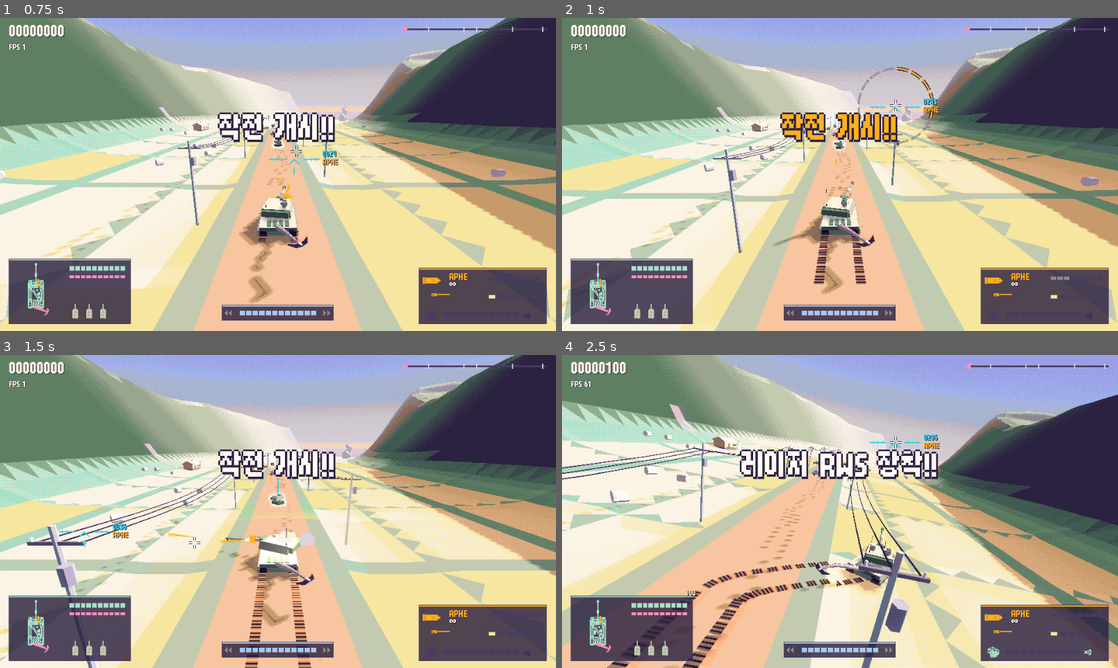
Above: before the commit, frames 1-4 (two rows, left to right).
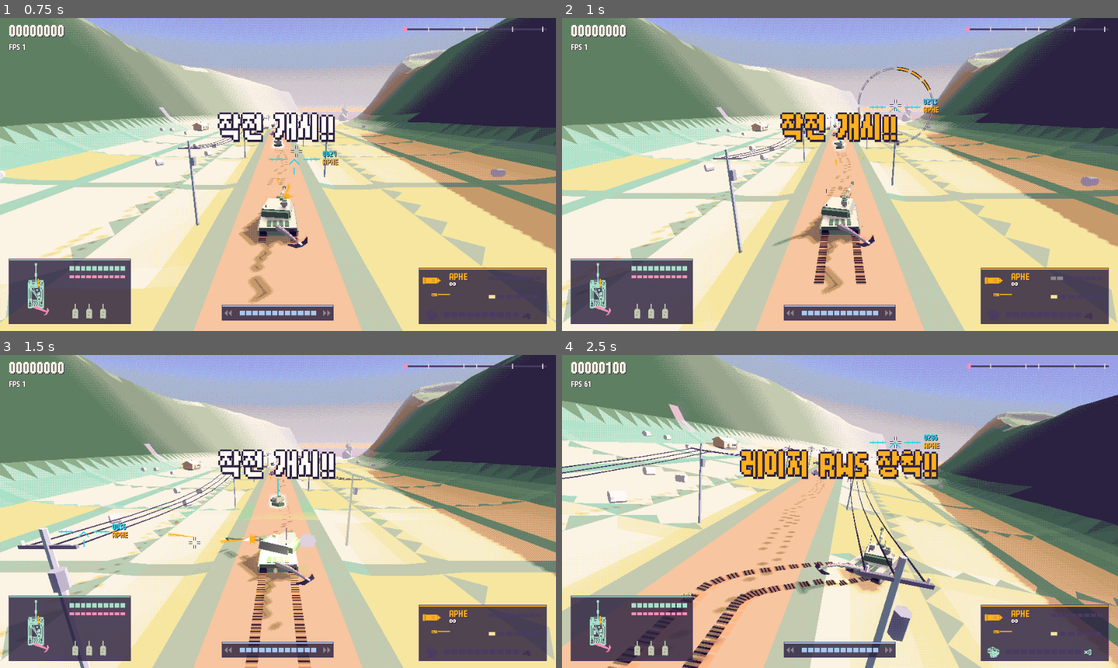
Above: after the commit, the same moments.

Repository: scarf005/orca-class
Game: Godot game, scene res://scenes/main.tscn
The game is run twice, just before and just after one commit, with the same random seed, the same clock (stepped at 60 frames per second) and the same inputs.
Inputs (mouse positions are in pixels of both pictures, inside the frame that each line leads up to):
- Up to frame 1 (0.75 s): tap Enter (ui_accept) at 0.5 s; drag from (278, 174) to (333, 105) at 0.52 s
- Up to frame 2 (1 s): no input
- Up to frame 3 (1.5 s): drag from (166, 527) to (250, 574) at 1.27 s
- Up to frame 4 (2.5 s): move the mouse to (895, 442) at 2.02 s; hold D (move_right) from 2.03 s (still down); hold E from 2.03 s (still down)

Frame 1 is identical in both runs. In frame 2, less than 0.1% of the frame differs, in the area x 65-92%, y 23-84%; in frame 3, 5.7%; in frame 4, 8.2%, in the area x 0-100%, y 0-100%.

Commit message:
fix: wait 0.3 s before a held fire turns into a main-gun charge
Assisted-by: claude-code:claude-opus-5-5
Co-authored-by: Claude Opus 5.5 <noreply@anthropic.com>

Diff:
--- a/scripts/player/armament.gd
+++ b/scripts/player/armament.gd
@@ -31,7 +31,7 @@
 const QUICK_SPEED := 260.0 ## A quick shell is a visible projectile along the barrel, without gravity.
 
 const COAX_BURST := 0.22 ## Seconds of coax fire a press gives, however long the button is held.
-const TAP_TIME := 0.18 ## A hold this long starts the main-gun charge and locks its target.
+const TAP_TIME := 0.3 ## A hold this long starts the main-gun charge and locks its target.
 const FULL_TIME := 1.0 ## Seconds of hold for a full charge.
 const AUTO_FIRE_TIME := 1.5 ## Seconds of hold at which the gun fires by itself; the button must be pressed again.
 const CANNON_RECOVER := 0.5 ## After a shot a new hold cannot charge for this long.
